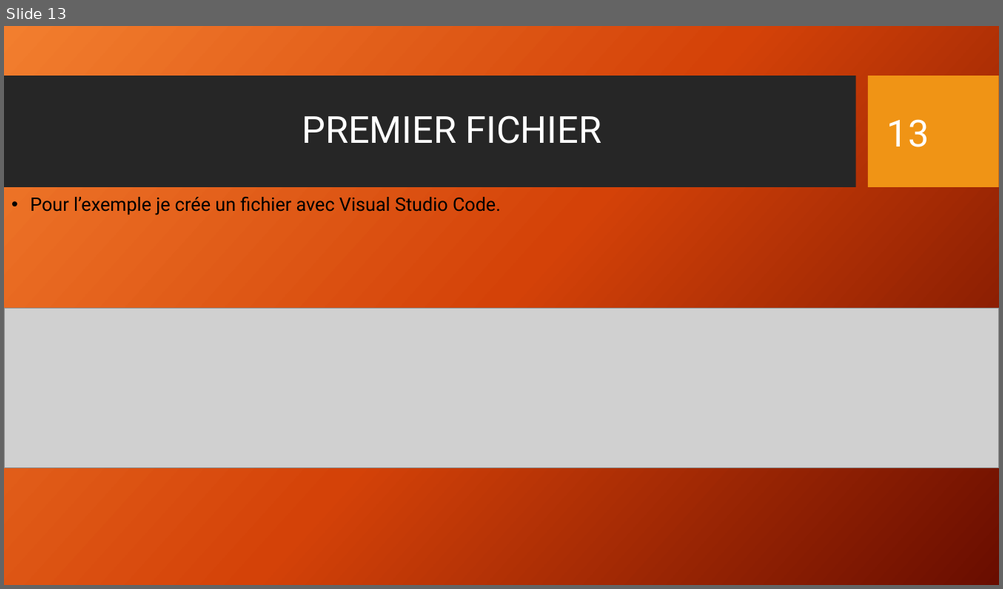
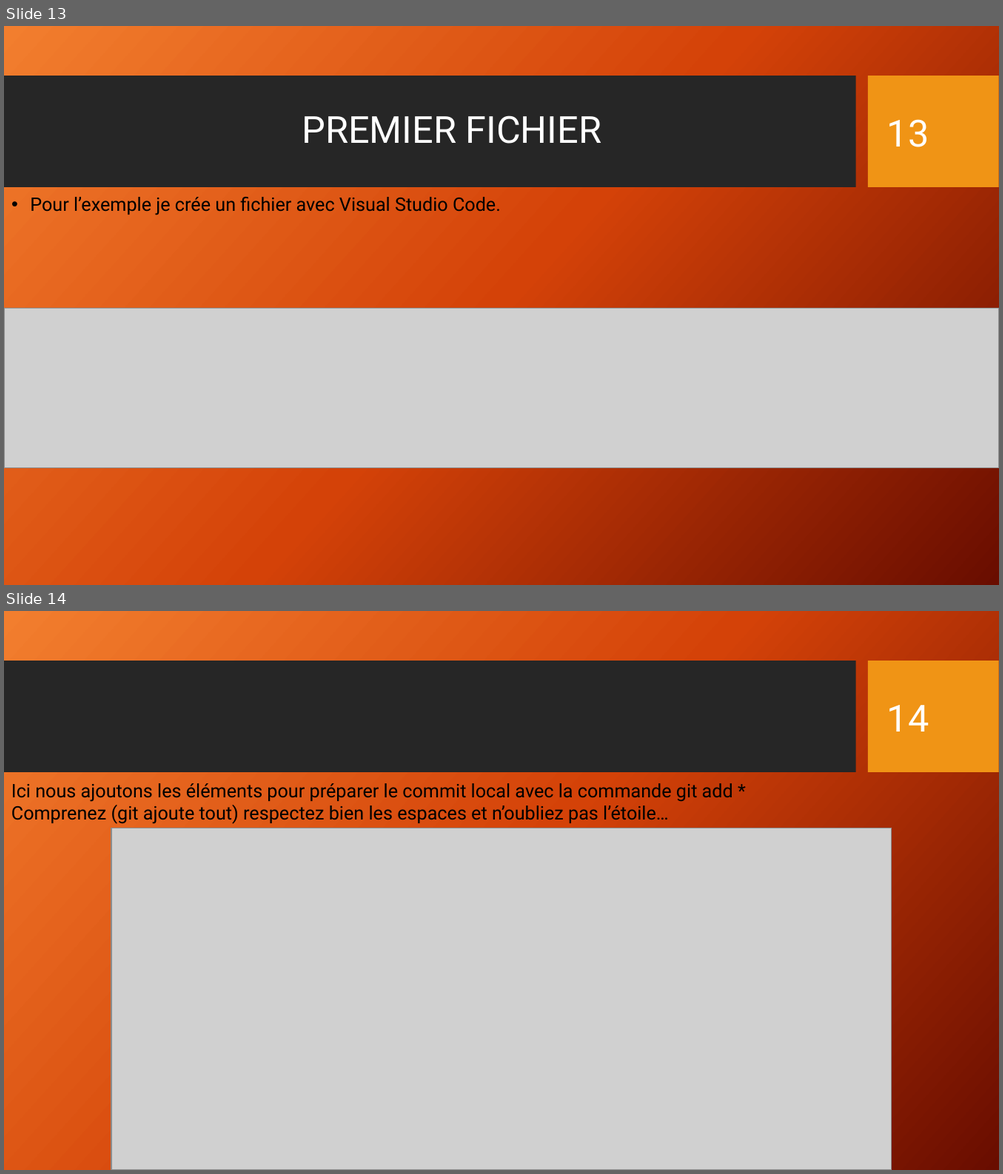
Before and after one commit to Math-Alex83/Expos-_git_cda_2210, a slide deck: Présentation_Git_CDA_2210.pptx. Shown one above the other, each under a label of ours: slide 13 before the commit, slides 13 and 14 after it. The pictures are 1003x589 and 1003x1174 pixels, drawn with LibreOffice and Linux fonts; fonts in the diff are those of the drawing; grey boxes stand for pictures; background and template pictures are left out. Boxes give left, top, right and bottom in pixels: in the first picture for what was removed or moved away, otherwise in the second. Text is boxed around its words. In the diff, an @@ line names an element or a change of style, - is before the commit and + after.

```diff
--- a/Présentation_Git_CDA_2210.pptx
+++ b/Présentation_Git_CDA_2210.pptx
@@ slide 14 added at [4, 611, 999, 1170], background gradient #F18031 to #D54209 to #6A0D00; not listed: 2 template elements that a slide beside it also shows @@
@@ page number added at [887, 705, 929, 732], 36 pt, text #FFFFFF @@
+14
@@ text added at [11, 783, 733, 824], 18 pt, text #000000 @@
+Ici nous ajoutons les éléments pour préparer le commit local avec la commande git add *
+Comprenez (git ajoute tout) respectez bien les espaces et n’oubliez pas l’étoile…
@@ picture added at [111, 828, 892, 1170] @@
```
Also in this commit, not shown: 3 slides changed, 5 other slides added, 1 slide removed, 6 other files.
